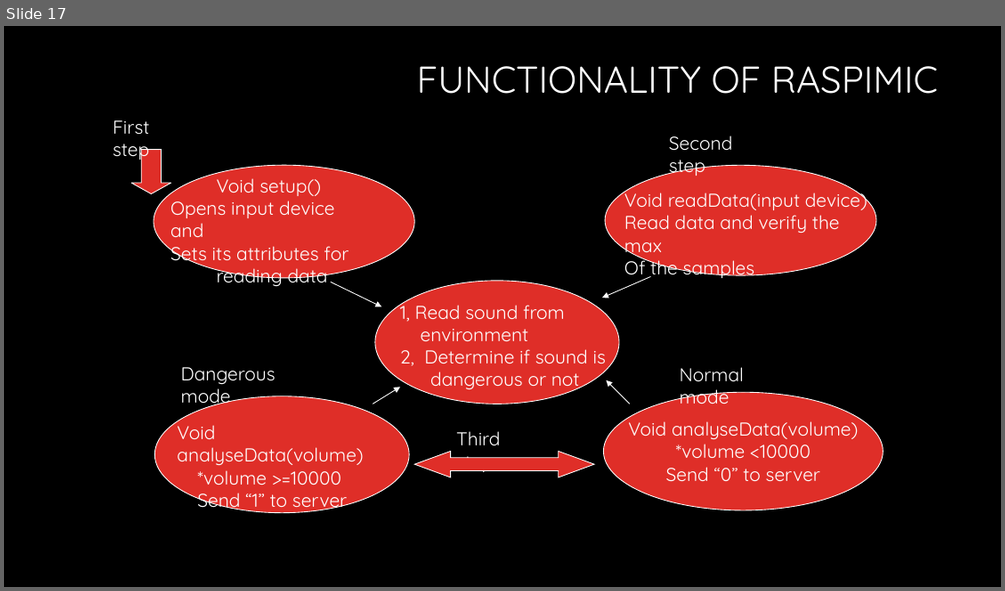
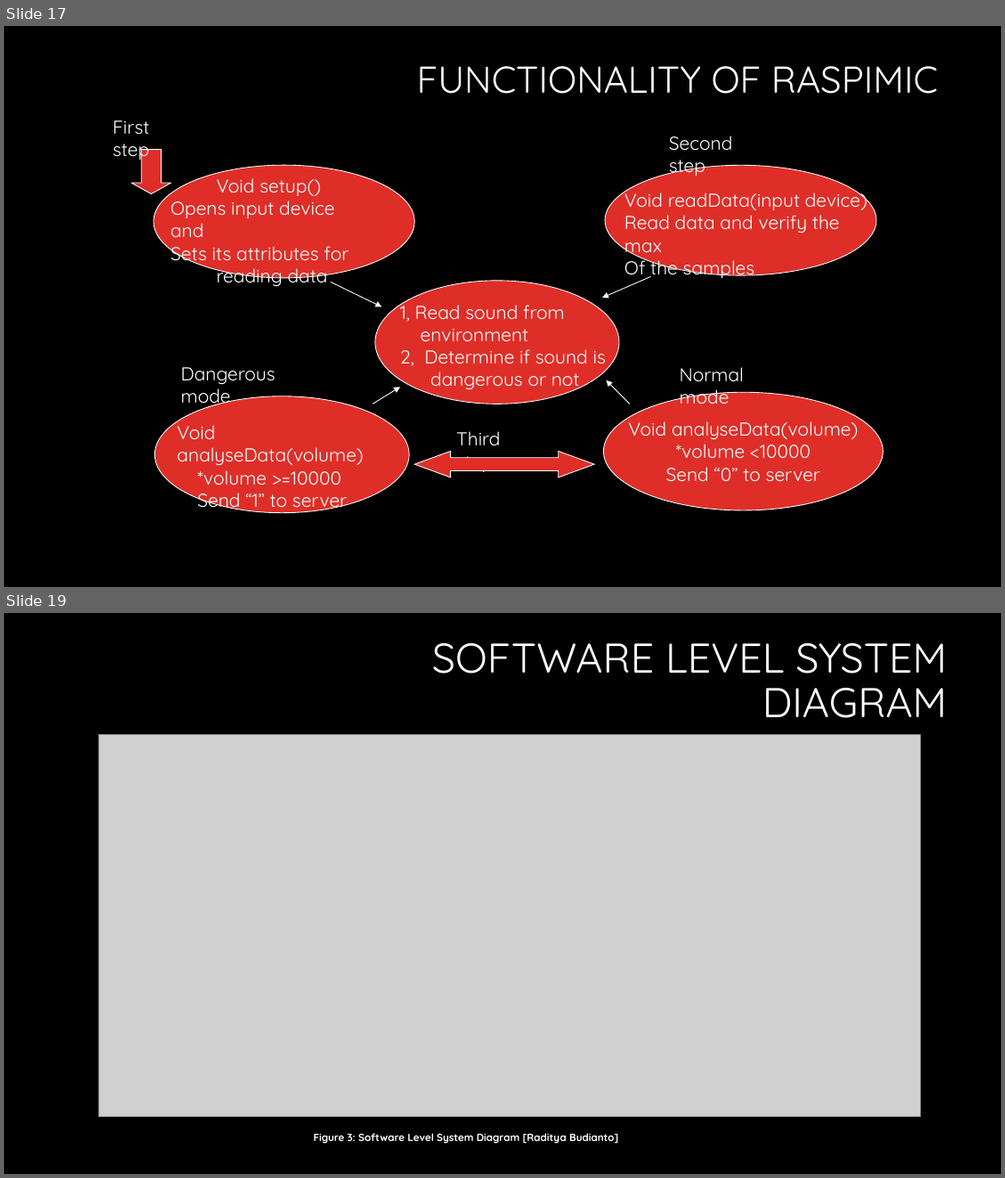
Before and after one commit to saeedalavinia/Sysc3010_Term_Project, a slide deck: Updated_Baby+monitor+System_codeReview.pptx. Shown one above the other, each under a label of ours: slide 17 before the commit, slides 17 and 19 after it; the slides between them are not shown. The pictures are 1005x591 and 1005x1178 pixels, drawn with LibreOffice and Linux fonts; fonts in the diff are those of the drawing; grey boxes stand for pictures; background and template pictures are left out. Boxes give left, top, right and bottom in pixels: in the first picture for what was removed or moved away, otherwise in the second. Text is boxed around its words. In the diff, an @@ line names an element or a change of style, - is before the commit and + after.

```diff
--- a/Updated_Baby+monitor+System_codeReview.pptx
+++ b/Updated_Baby+monitor+System_codeReview.pptx
@@ slide 19 added at bbox=[4, 613, 1001, 1174], background #000000 @@
@@ title added at bbox=[432, 643, 947, 718], 40 pt, text #FFFFFF @@
+SOFTWARE LEVEL SYSTEM DIAGRAM
@@ picture added at bbox=[99, 735, 920, 1116] @@
@@ text added at bbox=[314, 1133, 618, 1143], 10 pt, text #FFFFFF, bold @@
+Figure 3: Software Level System Diagram [Raditya Budianto]
```
Also in this commit, not shown: 1 other slide added.
